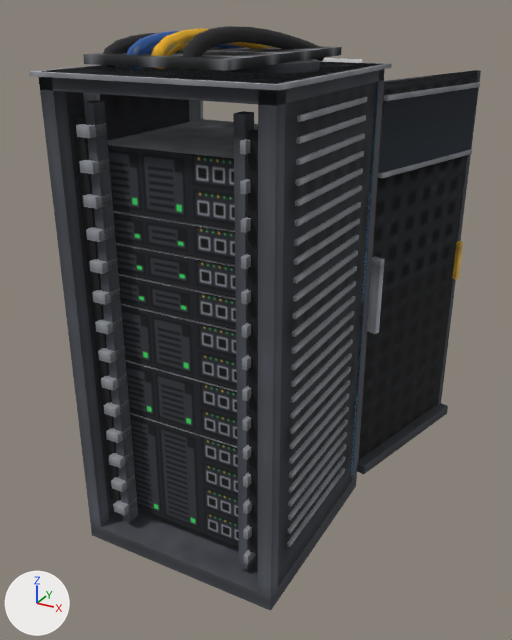
Two versions of the OBJ model crude-and-compute/src/main/resources/assets/crudecompute/models/item/server_rack.obj, one commit apart.
The view is the same before and after, from a 50 mm camera at (1.117, -1.779, 1.025) aimed at (0.451, -0.567, 0.42). Lighting does not change. The marker at lower left points along +X, +Y and +Z. The picture after the commit comes second. Where no turn or scale is listed for an object, it has been applied to the vertices.

Objects in the first picture: 'server_rack'.
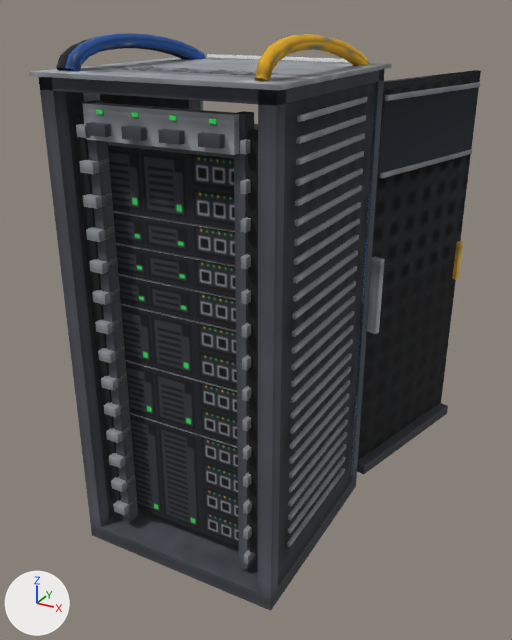
The newer file is also rescaled (x1.011), turned or shifted as a whole; pictures and numbers use the older file's frame.

Pixel boxes [x1, y1, x2, y2] of what changed, in the pictures (512 x 640 px):
'server_rack', reshaped
    before: [29, 26, 481, 611]
    after: [29, 33, 481, 611]
part 1 of me_server_rack, added
    after: [86, 122, 111, 137]
part 2 of me_server_rack, added
    after: [121, 125, 147, 141]
part 3 of me_server_rack, added
    after: [158, 129, 185, 145]
part 4 of me_server_rack, added
    after: [198, 132, 225, 149]
part 5 of me_server_rack, added
    after: [125, 67, 158, 70]
part 6 of me_server_rack, added
    after: [128, 66, 154, 70]
part 7 of me_server_rack, added
    after: [159, 68, 193, 72]
part 8 of me_server_rack, added
    after: [163, 68, 188, 72]
part 9 of me_server_rack, added
    after: [194, 70, 231, 74]
part 10 of me_server_rack, added
    after: [200, 69, 224, 74]
part 11 of me_server_rack, added
    after: [232, 71, 256, 75]
part 12 of me_server_rack, added
    after: [82, 102, 239, 155]
part 13 of me_server_rack, added
    after: [56, 39, 188, 71]
part 14 of me_server_rack, added (blue)
    after: [65, 33, 206, 71]
part 15 of me_server_rack, added (orange)
    after: [254, 34, 369, 81]
part 16 of me_server_rack, deleted
    before: [103, 26, 324, 73]
part 17 of me_server_rack, cut back
    before: [39, 46, 385, 106]
    after: [30, 57, 392, 106]

What changed in the scene script:
```text
Add img_led_green:
    img_led_green = load_image('led_green', '../../textures/block/led_green.png', 16, 16, 'sRGB')
Add mat_led_green:
    mat_led_green = principled_material('led_green')
    mat_led_green.texture = img_led_green
    mat_led_green.roughness = 1.0
Change me_server_rack:
    used by ob_server_rack; location = (0.0, 0.0, 0.0)
    remove me_server_rack.from_pydata(...)  # 1566 vertices, 1296 faces; spans x 0.224..0.776, y -0.904..-0.096, z 0.0..1.0
    add me_server_rack.from_pydata(...)  # 1598 vertices, 1279 faces; spans x 0.224..0.776, y -0.904..-0.096, z 0.0..0.989
    me_server_rack part 1: a new loose piece, a box spanning x 0.324..0.361, y -0.895..-0.881, z 0.84..0.858, in mat_steel_dark (picture img_steel_dark)
    me_server_rack part 2: a new loose piece, a box spanning x 0.394..0.431, y -0.895..-0.881, z 0.84..0.858, in mat_steel_dark (picture img_steel_dark)
    me_server_rack part 3: a new loose piece, a box spanning x 0.464..0.501, y -0.895..-0.881, z 0.84..0.858, in mat_steel_dark (picture img_steel_dark)
    me_server_rack part 4: a new loose piece, a box spanning x 0.534..0.571, y -0.895..-0.881, z 0.84..0.858, in mat_steel_dark (picture img_steel_dark)
    me_server_rack part 5: a new loose piece, a box spanning x 0.3099..0.3752, y -0.7714..-0.7667, z 0.9312..0.9349, in mat_steel (picture img_steel)
    me_server_rack part 6: a new loose piece, a box spanning x 0.3402..0.3448, y -0.8017..-0.7364, z 0.9312..0.9349, in mat_steel (picture img_steel)
    me_server_rack part 7: a new loose piece, a box spanning x 0.3798..0.4451, y -0.7714..-0.7667, z 0.9312..0.9349, in mat_steel (picture img_steel)
    me_server_rack part 8: a new loose piece, a box spanning x 0.4101..0.4148, y -0.8017..-0.7364, z 0.9312..0.9349, in mat_steel (picture img_steel)
    me_server_rack part 9: a new loose piece, a box spanning x 0.4498..0.5151, y -0.7714..-0.7667, z 0.9312..0.9349, in mat_steel (picture img_steel)
    me_server_rack part 10: a new loose piece, a box spanning x 0.4801..0.4848, y -0.8017..-0.7364, z 0.9312..0.9349, in mat_steel (picture img_steel)
    me_server_rack part 11: a new loose piece, a box spanning x 0.5198..0.5851, y -0.7714..-0.7667, z 0.9312..0.9349, in mat_steel (picture img_steel)
    me_server_rack part 12: a new loose piece, a box spanning x 0.308..0.587, y -0.881..-0.858, z 0.83..0.886, in mat_steel (picture img_steel)
    me_server_rack part 13: a new loose piece of 66 vertices spanning x 0.249..0.282, y -0.876..-0.5, z 0.923..0.982, in mat_rubber (picture img_rubber)
    me_server_rack part 14: a new loose piece of 66 vertices spanning x 0.267..0.301, y -0.876..-0.499, z 0.923..0.986, in mat_paint_blue (picture img_paint_blue)
    me_server_rack part 15: a new loose piece of 66 vertices spanning x 0.613..0.646, y -0.877..-0.499, z 0.923..0.989, in mat_paint_yellow (picture img_paint_yellow)
    me_server_rack part 16: 8 loose pieces with 366 vertices, spanning x 0.275..0.62, y -0.878..-0.499, z 0.933..1.0, are deleted
    me_server_rack part 17: 4 vertices moved from x 0.233..0.662, y -0.895..-0.466, z 0.933 to x 0.233..0.662, y -0.895..-0.466, z 0.926; 8 vertices removed from x 0.331..0.587, y -0.895..-0.494, z 0.947..0.961; 64 vertices added at x 0.224..0.671, y -0.802..-0.736, z 0.905..0.933
    other edits to the shape of me_server_rack do not show in these pictures
    remove me_server_rack.materials.append(mat_fan_grille)  # picture img_fan_grille
    remove me_server_rack.materials.append(mat_grating)  # picture img_grating
    add me_server_rack.materials.append(mat_led_green)  # picture img_led_green
```
